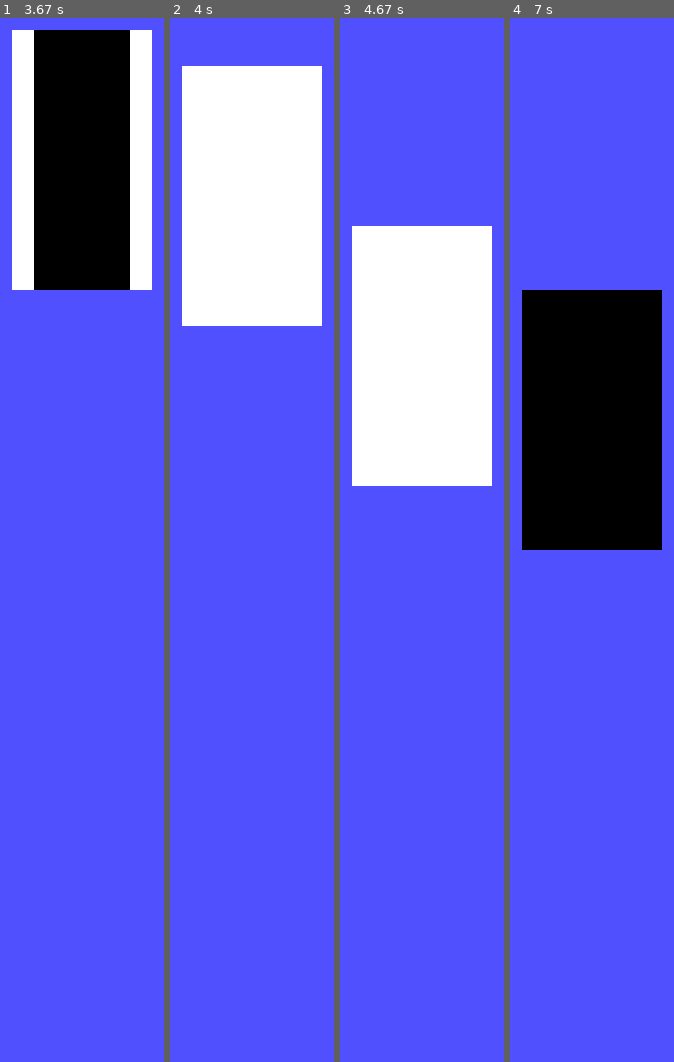
Above: before the commit, frames 1-4 (left to right).
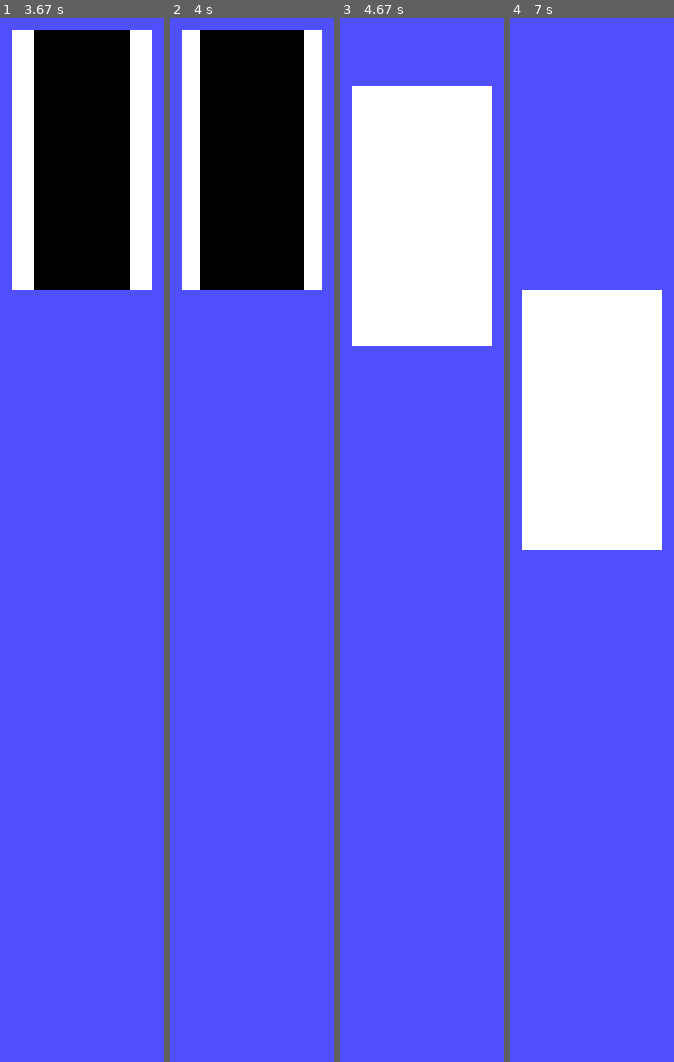
Above: after the commit, the same moments.

Repository: murilofcorso/elevador-pygame
Game: pygame game, started from tela.py
The game is run twice, just before and just after one commit, with the same random seed, the same clock (stepped at 60 frames per second) and the same inputs.
Inputs:
- Up to frame 1 (3.67 s): no input
- Up to frame 2 (4 s): no input
- Up to frame 3 (4.67 s): no input
- Up to frame 4 (7 s): no input

Frame 1 is identical in both runs. In frame 2, 19% of the frame differs, in the area x 7-93%, y 1-30%; in frame 3, 23%, in the area x 7-93%, y 6-45%; in frame 4, 21%.

Commit message:
animacao de fechamento de porta

Diff:
--- a/elevador.py
+++ b/elevador.py
@@ -31,7 +31,8 @@
                 self.rect.y += 2
             else:
                 self.status = "parado"
-                self.abrir_porta()
+                if len(self.chamados) > 0:
+                    self.abrir_porta()
 
         if self.rect.bottom in self.andares.keys():
             self.andar_atual = self.andares[self.rect.bottom]
@@ -39,29 +40,36 @@
 
     def abrir_porta(self):
         if self.status == "parado":
-            self.status = "porta_aberta"
+            self.status = "porta_abrindo"
 
-        # if self.status == "porta_aberta":
+        # if self.status == "porta_abrindo":
 
 
     def desenhar(self):
         self.image.fill("black")
-        if self.status != "porta_aberta":
+        if self.status in ("parado", "movendo"):
             self.largura_porta = self.largura/2
             self.pos_porta_direita = self.largura_porta
         else:
-            self.largura_porta -= 1
-            self.pos_porta_direita += 1
-            if self.largura_porta <= 0:
-                self.fechar_porta()
+            if self.status == "porta_abrindo":
+                self.largura_porta -= 1
+                self.pos_porta_direita += 1
+                if self.largura_porta <= 0:
+                    self.fechar_porta()
+            else:
+                self.largura_porta += 1
+                self.pos_porta_direita -= 1
+                if self.largura_porta >= self.largura/2:
+                    self.status = "parado"
+                    self.chamados.pop(0)
 
         pygame.draw.rect(self.image, (255, 255, 255), (0, 0, self.largura_porta, self.altura))
         pygame.draw.rect(self.image, (255, 255, 255), (self.pos_porta_direita, 0, self.largura_porta, self.altura))
 
 
     def fechar_porta(self):
-        if self.status == "porta_aberta":
-            self.status = "parado"
+        if self.status == "porta_abrindo":
+            self.status = "porta_fechando"
 
 
     def adicionar_chamado(self, andar):
@@ -74,7 +82,6 @@
             if self.andar_atual != self.chamados[0]:
                 return self.chamados[0]
             else:
-                self.chamados.pop(0)
                 return self.andar_atual
         else:
             return self.andar_atual
